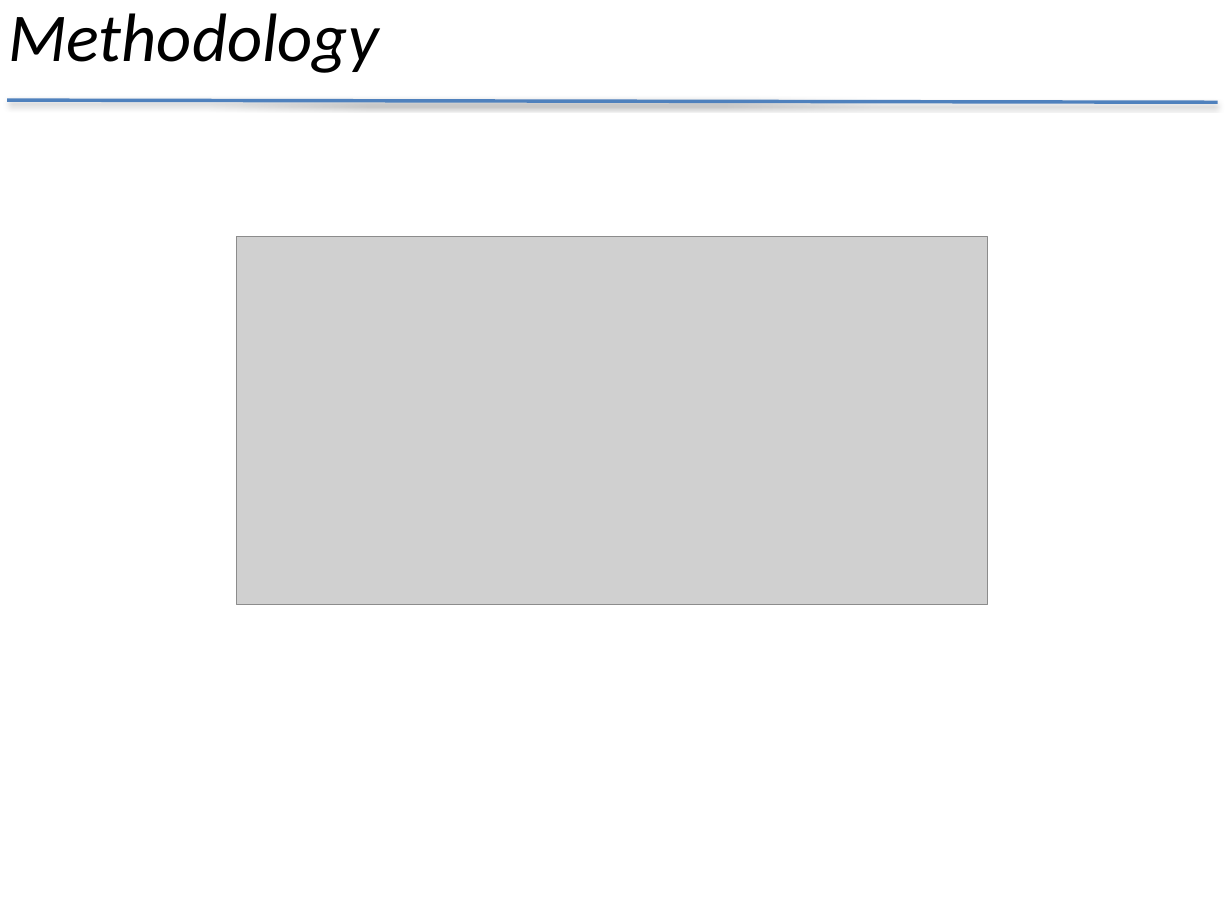
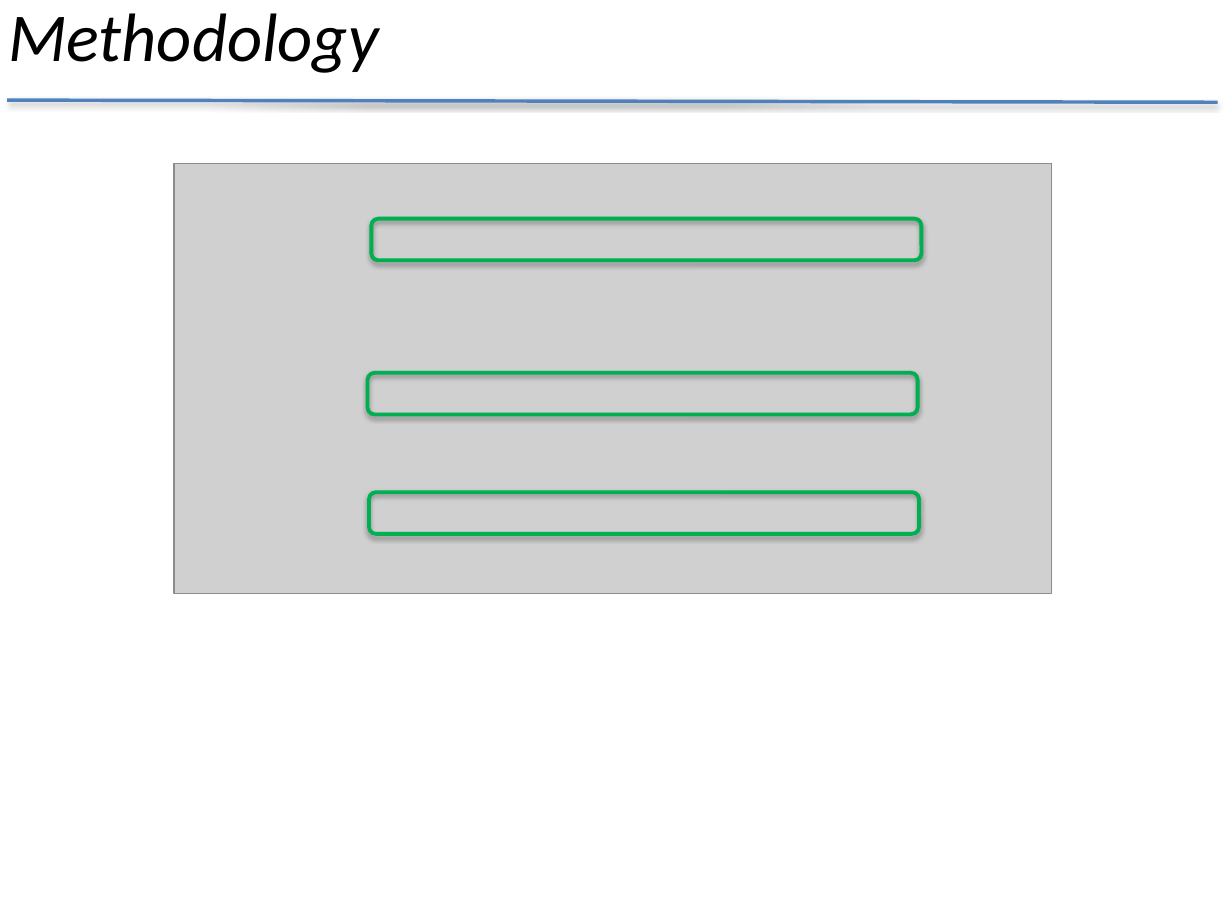
Before and after one commit to CSResearchSymposium/csresearchsymposium.github.io, a slide deck: slide 8 of data/submissions/slides/Saurabh Agarwal.pptx (slide 7 before the commit). Drawn at 1232x924 pixels with LibreOffice and Linux fonts; fonts in the diff are those of the drawing; grey boxes stand for pictures. Boxes give left, top, right and bottom in pixels: in the first picture for what was removed or moved away, otherwise in the second. Text is boxed around its words. In the diff, an @@ line names an element or a change of style, - is before the commit and + after.

```diff
--- a/data/submissions/slides/Saurabh Agarwal.pptx
+++ b/data/submissions/slides/Saurabh Agarwal.pptx
@@ picture: place and size @@
-picture at box(237, 237, 988, 605)
+picture at box(174, 164, 1052, 594)
@@ rounded rectangle added at box(371, 218, 920, 260), outline #00B050 2.25 pt @@
@@ rounded rectangle added at box(367, 373, 917, 415), outline #00B050 2.25 pt @@
@@ rounded rectangle added at box(370, 493, 919, 535), outline #00B050 2.25 pt @@
```
Also in this commit, not shown: 4 other slides changed, 3 slides added, 1 slide removed.
